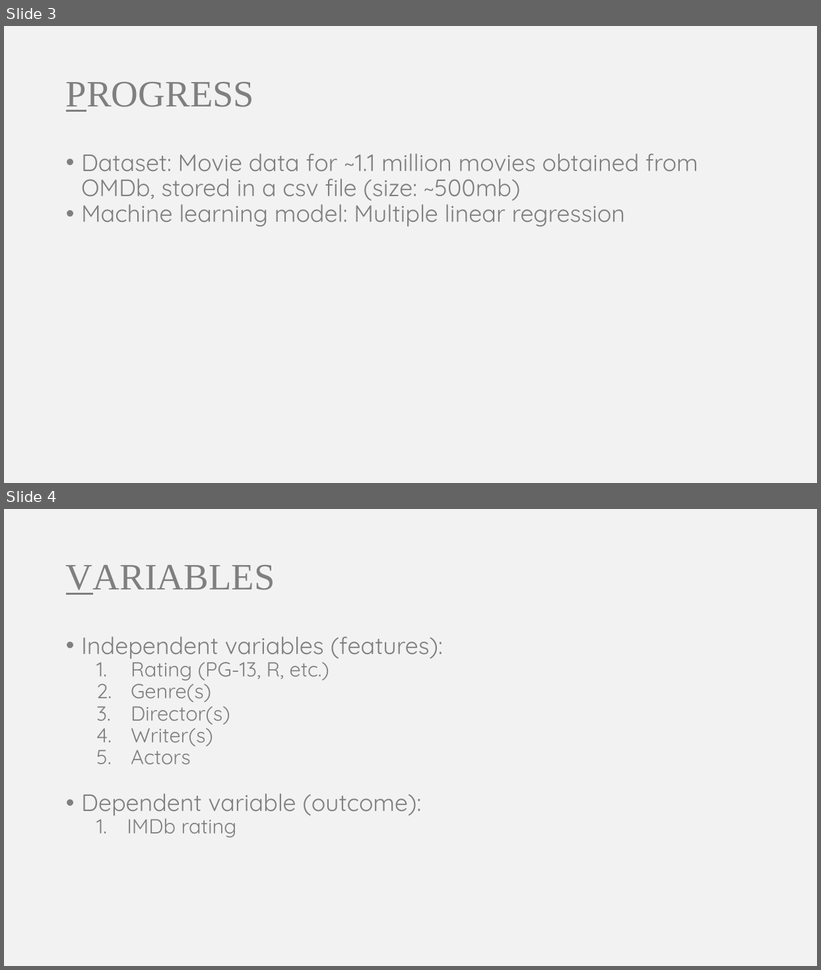
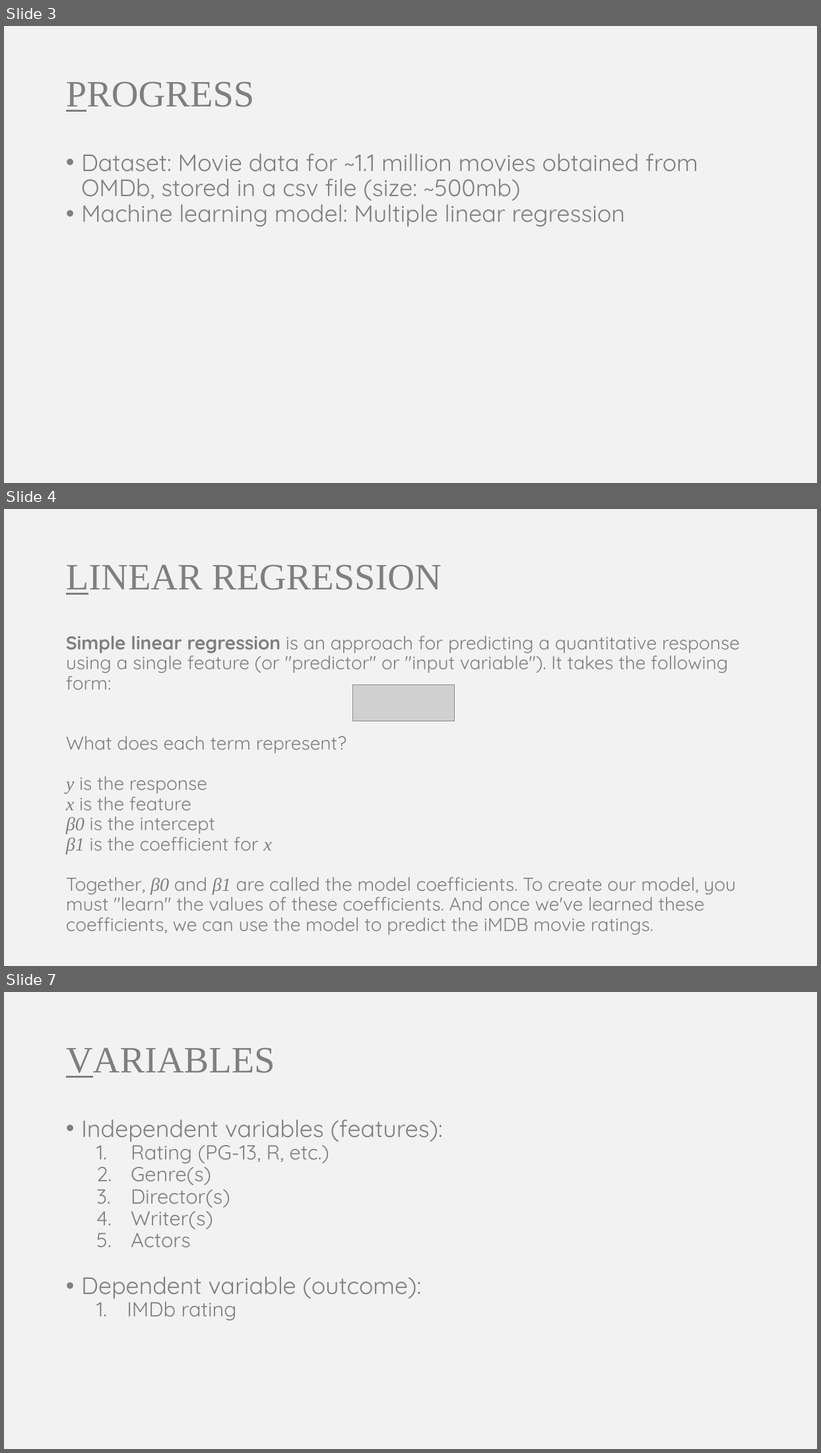
Before and after one commit to somyamohanty/Data_Dawgs, a slide deck: presentations/Presentation 2.pptx. Shown one above the other, each under a label of ours: slides 3 and 4 before the commit, slides 3, 4 and 7 after it; the slides between them are not shown. The pictures are 821x970 and 821x1453 pixels, drawn with LibreOffice and Linux fonts; fonts in the diff are those of the drawing; grey boxes stand for pictures. Boxes give left, top, right and bottom in pixels: in the first picture for what was removed or moved away, otherwise in the second. Text is boxed around its words. In the diff, an @@ line names an element or a change of style, - is before the commit and + after.

```diff
--- a/presentations/Presentation 2.pptx
+++ b/presentations/Presentation 2.pptx
@@ slide 4 added at bbox=[4, 509, 817, 966], background #F2F2F2 @@
@@ title added at bbox=[66, 564, 442, 595], 44 pt, text #7F7F7F @@
+LINEAR REGRESSION
@@ text added at bbox=[66, 636, 740, 933], 22 pt, text #7F7F7F @@
+Simple linear regression is an approach for predicting a quantitative response using a single feature (or "predictor" or "input variable"). It takes the following form:
+What does each term represent?
+y is the response
+x is the feature
+β0 is the intercept
+β1 is the coefficient for x
+Together, β0 and β1 are called the model coefficients. To create our model, you must "learn" the values of these coefficients. And once we've learned these coefficients, we can use the model to predict the iMDB movie ratings.
@@ picture added at bbox=[353, 685, 454, 722] @@
@@ what was slide 4 is now slide 7 @@
```
Also in this commit, not shown: 1 slide changed, 2 other slides added, 1 slide removed.
